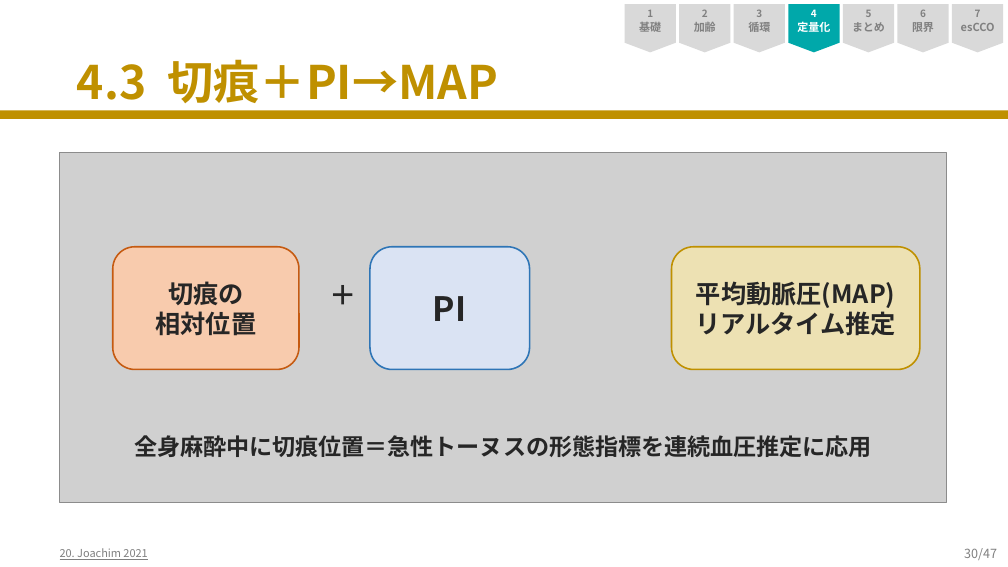
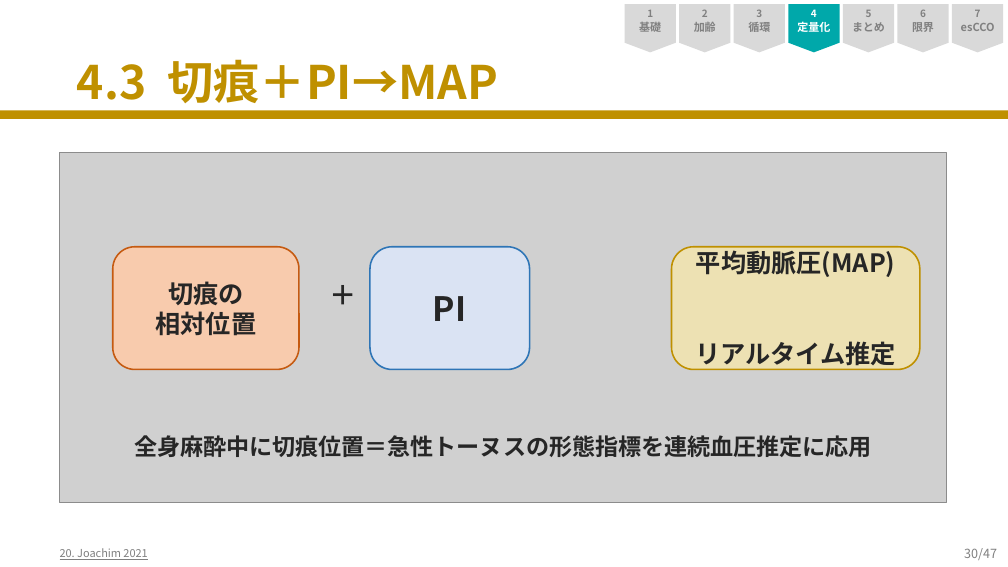
Before and after one commit to nobumitsu-3141/ppg-study, a slide deck: slide 30 of SpO2PPG_revised_websafe.pptx. Drawn at 1008x567 pixels with LibreOffice and Linux fonts; fonts in the diff are those of the drawing; grey boxes stand for pictures. Boxes give left, top, right and bottom in pixels: in the first picture for what was removed or moved away, otherwise in the second. Text is boxed around its words. In the diff, an @@ line names an element or a change of style, - is before the commit and + after.

```diff
--- a/SpO2PPG_revised_websafe.pptx
+++ b/SpO2PPG_revised_websafe.pptx
@@ text in rounded rectangle at box(695, 247, 896, 370): text changed @@
-平均動脈圧(MAP)
-リアルタイム推定
+平均動脈圧(MAP)
+リアルタイム推定
```
Also in this commit, not shown: 16 other slides changed, 3 other files.
